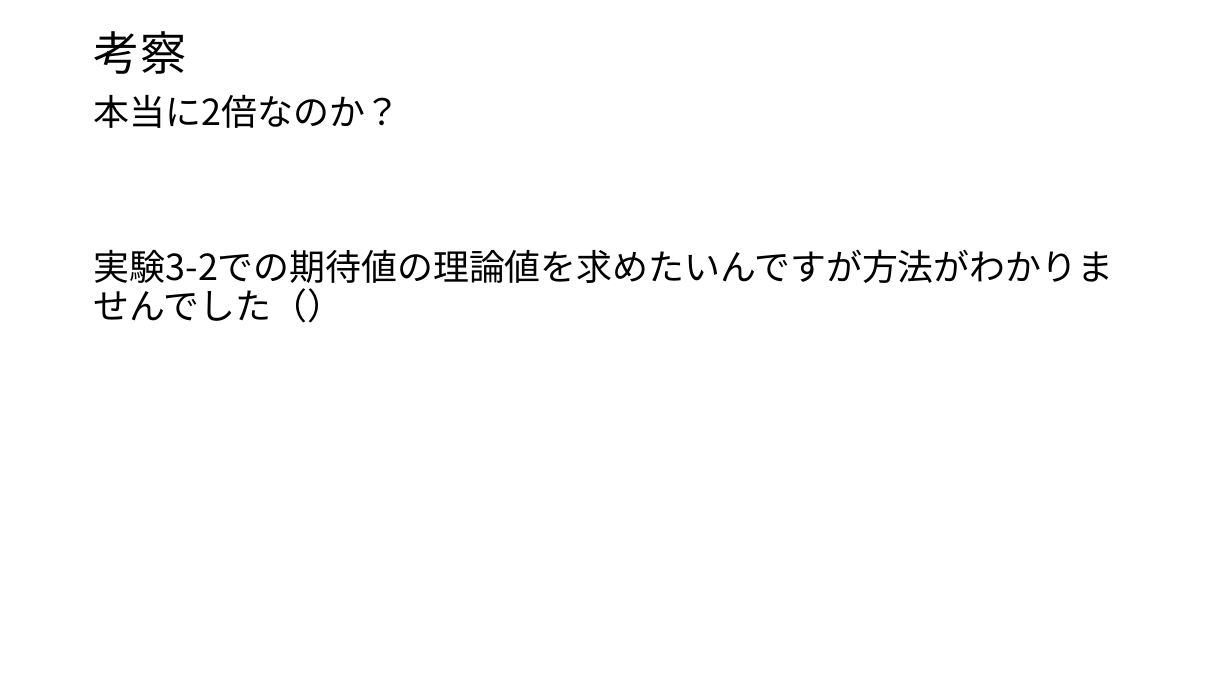
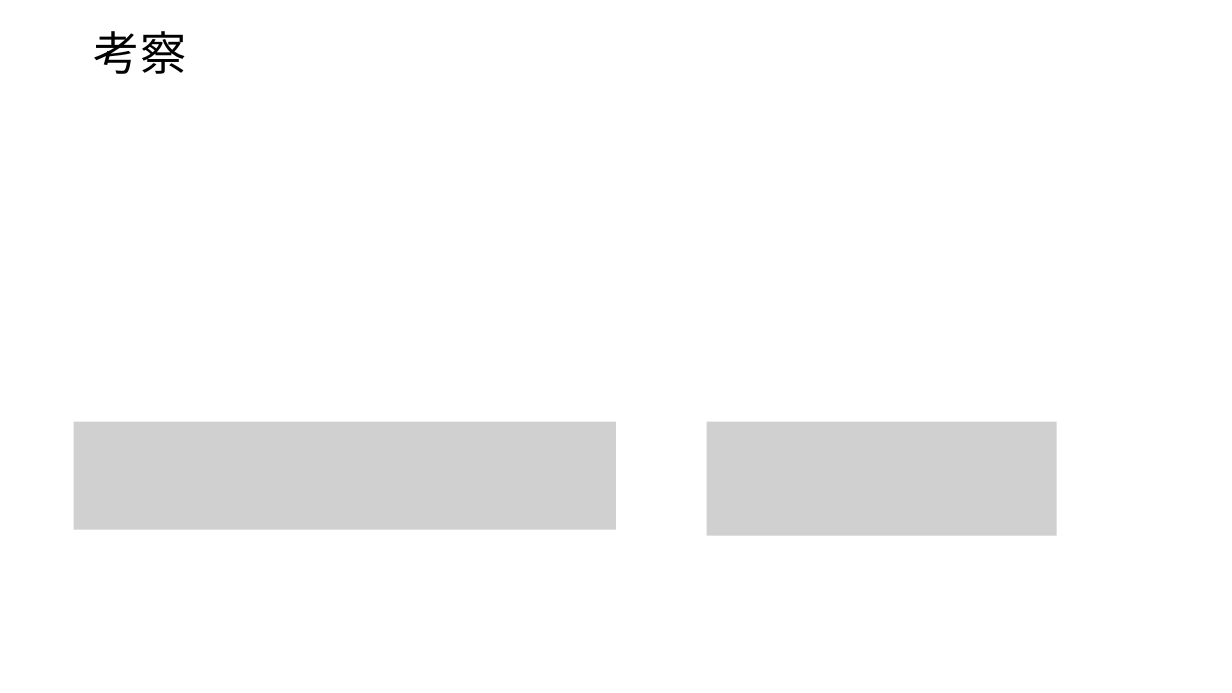
Before and after one commit to kamase14/jikken_2, a slide deck: slide 18 of slide.pptx (slide 10 before the commit). Drawn at 1232x693 pixels with LibreOffice and Linux fonts; fonts in the diff are those of the drawing; grey boxes stand for pictures. Boxes give left, top, right and bottom in pixels: in the first picture for what was removed or moved away, otherwise in the second. Text is boxed around its words. In the diff, an @@ line names an element or a change of style, - is before the commit and + after.

```diff
--- a/slide.pptx
+++ b/slide.pptx
@@ text removed at (94,94,1113,290) @@
-本当に2倍なのか？
-実験3-2での期待値の理論値を求めたいんですが方法がわかりませんでした（）
@@ picture added at (74,421,616,530) @@
@@ picture added at (707,421,1057,535) @@
```
Also in this commit, not shown: 7 other slides changed, 12 slides added, 3 slides removed.
